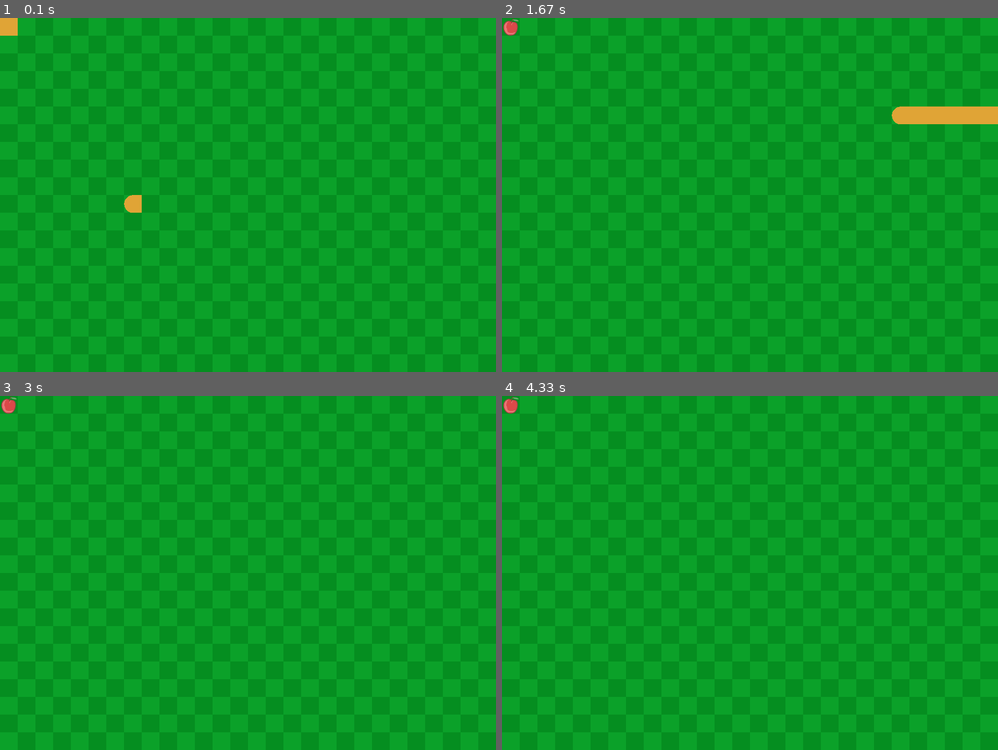
Above: before the commit, frames 1-4 (two rows, left to right).
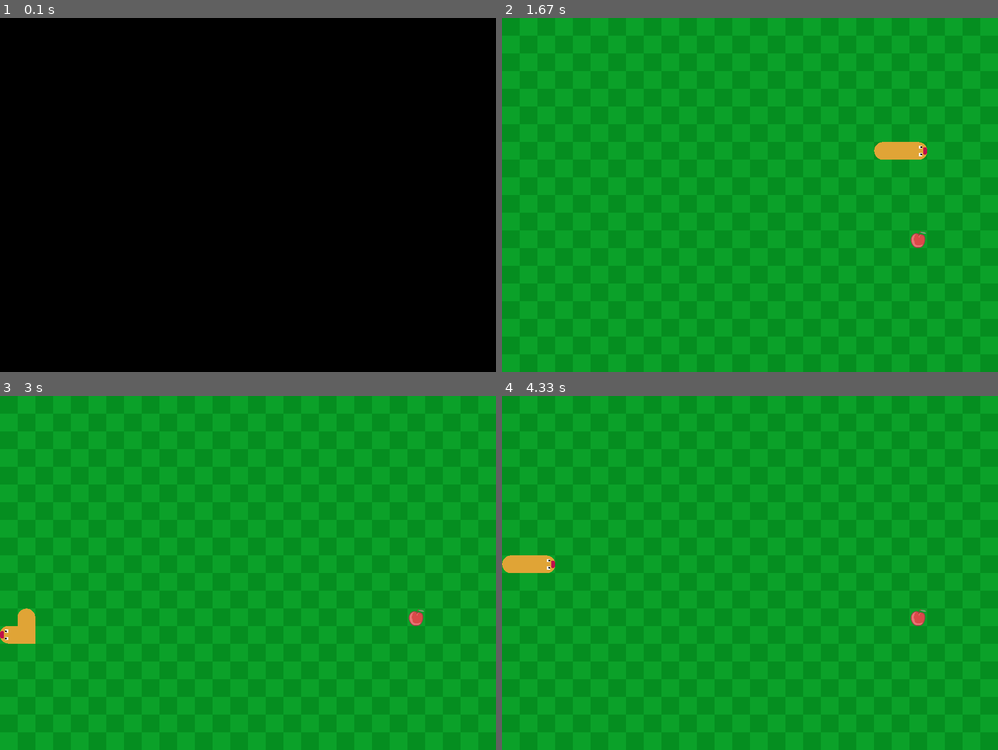
Above: after the commit, the same moments.

Repository: LassePladsen/Pygame-Snake
Game: pygame game, started from scripts/make_exe.py
The game is run twice, just before and just after one commit, with the same random seed, the same clock (stepped at 60 frames per second) and the same inputs.
Inputs:
- Up to frame 1 (0.1 s): no input
- Up to frame 2 (1.67 s): hold Right 0.33-0.8 s; hold Up 0.83-1.13 s; hold Right 1.17-1.63 s
- Up to frame 3 (3 s): hold Esc 2.23-2.53 s; hold Down 2.23-2.53 s; hold Down 2.57-2.87 s; hold Left from 2.9 s (still down)
- Up to frame 4 (4.33 s): release Left at 3.3 s; hold Up 3.33-3.7 s; hold Right from 3.73 s (still down)

The runs differ from the first frame. In frame 1, 100% of the frame differs, in the area x 0-100%, y 0-100%; in frame 2, 1.8%; in frame 3, 0.7%; in frame 4, 0.7%.

Commit message:
- Implemented a queueing system for key presses, so that only one key press will be handled per frame. - Finally for good fixed the where eating at the same frame the head changes direction would slow the tails rotation by one frame.

Diff:
--- a/snake/main.py
+++ b/snake/main.py
@@ -2,9 +2,9 @@
 
 def main() -> None:
     game = SnakeGame(screen_size=(896, 640),
-                     screen_title="Snake",
-                     fps=15)
-    game.grow(5)
+                     title="Snake",
+                     fps=10)
+    game.grow()
     game.run()
 
 if __name__ == '__main__':
--- a/snake/queue_.py
+++ b/snake/queue_.py
@@ -7,7 +7,7 @@
         # maps number of queued frames to a dict mapping objects to actions to be executed on that object:
         self.queue = {}
 
-    def add(self, no_frames: int, obj_actions: list[tuple[SnakeSegment, str]]) -> None:
+    def add(self, no_frames: int, obj_actions: list[tuple[object, str]]) -> None:
         """Queue actions to be executed after the given number of frames on given objects.
          Actions are string statements that will be executed."""
         if self.queue.get(no_frames) is None:
@@ -19,7 +19,7 @@
         if (obj_actions := self.queue.get(0)) is None:
             return
         for obj, action in obj_actions:
-            exec(action)
+            exec(f"obj.{action}")
         del self.queue[0]
 
     def update(self):
--- a/snake/snakegame.py
+++ b/snake/snakegame.py
@@ -11,7 +11,7 @@
 
 
 def quit_game() -> None:
-    """Quits the game."""
+    """Quits the pygame and the program."""
     pg.quit()
     sys.exit()
 
@@ -32,29 +32,32 @@
 
     def __init__(self,
                  screen_size: tuple[int, int],
-                 screen_title: str,
+                 title: str,
                  fps: int) -> None:
         pg.init()
         self.screen_size = screen_size
-        self.screen_title = screen_title
+        self.screen_title = title
         self.fps = fps
-        self._pause = True  # game starts paused until user presses a button
+        self.pause = True  # game starts paused until user presses a button
+        self._game_over = False
+        self._key_pressed = False  # used to prevent multiple key presses per frame
         pg.display.set_caption(self.screen_title)
         pg.display.set_icon(pg.image.load(get_resource_path(r"..\assets\images\icon.png")))
 
-        x, y = int(screen_size[0] / 2) - 1 * sprites.TILE_SIZE[0], int(screen_size[1] / 2)
+        x, y = int(screen_size[0] / 2) - sprites.TILE_SIZE[0], int(screen_size[1] / 2)
         self._tail = sprites.Tail((x - sprites.TILE_SIZE[0], y))
         self._head = sprites.Head((x, y), prev_segment=self._tail)
-        self._tail.next_segment = self._head
         self.snake_segments = []
         # self.snake_length gets set as a property of the above lists length
 
-        # Create food sprite at random position no closer than 8 tiles from the snake's head.
+        # Create food sprite at random position no closer than 5 tiles from the snake's head.
+        self._max_food_dist = 5
         self._food = sprites.Food(screen_size=self.screen_size,
-                                  max_dist=8,
+                                  max_dist=self._max_food_dist,
                                   head_pos=self._head.pos)
         self._sprite_group = sprites.SpriteGroup()
         self._add_sprites([self._head, self._tail, self._food])  # add to sprite group and snake_segment list
+        self.queue = Queue()  # queue for storing moves and key presses
 
     @property
     def snake_length(self) -> int:
@@ -68,34 +71,54 @@
         # dont add food to snake_segment list
         self.snake_segments += [sprite for sprite in sprite_list if isinstance(sprite, sprites.SnakeSegment)]
 
-    def grow(self, amount: int) -> None:
-        """Grows the snake by a given amount of tile sizes."""
+    def grow(self, amount: int = 1) -> None:
+        """Grows the snake by a given amount of body parts."""
         # noinspection PyPropertyAccess
+        if amount < 0:
+            raise ValueError("Growing amount must be greater than 0.")
         if amount == 0:
             return
-        if amount < 0:
-            raise ValueError("Growing amount must be greater than 0.")
-        x, y = self._tail.pos
         size = sprites.TILE_SIZE
-        tail = self.snake_segments.pop()
-        new_sprites = []
-        prev_segment = tail
+
+        # move the tail
+        self._tail = self.snake_segments.pop()
         movement_values = {
             "right": (-amount * size[0], 0),
             "left": (amount * size[0], 0),
             "up": (0, amount * size[1]),
             "down": (0, -amount * size[1])
         }
-        dx, dy = movement_values[self._head.direction]  # movement steps
+        dx, dy = movement_values[self._tail.direction]  # movement steps for tail
         self._move_tail(dx, dy)
+
+        # Add new body parts
+        x, y = self._tail.pos
+        new_sprites = []
         for i in range(-amount + 1, 1):
-            prev_segment = sprites.Body(pos=(x + i * dx, y + i * dy),
-                                        prev_segment=prev_segment)
-            new_sprites.append(prev_segment)
-        self._add_sprites(new_sprites[::-1])  # reverse the list to add the segments in the correct order
-        self._head.prev_segment = self.snake_segments[1]
-        tail.next_segment = self.snake_segments[-1]
-        self.snake_segments.append(tail)
+            logging.debug(f"Adding body at ({x - dx}, {y - dy}).")
+            new_sprites.append(sprites.Body(pos=(x - dx, y - dy)))
+            x, y = new_sprites[-1].pos
+            dx, dy = movement_values[new_sprites[-1].direction]
+        new_sprites.reverse()  # reverse the list to add the segments in the correct order
+        self._add_sprites(new_sprites)
+        self.snake_segments.append(self._tail)
+
+        direction_fixes = {  # maps change in x or y position to a new direction fix
+            (0, -sprites.TILE_SIZE[1]): "up",
+            (0, sprites.TILE_SIZE[1]): "down",
+            (-sprites.TILE_SIZE[0], 0): "left",
+            (sprites.TILE_SIZE[0], 0): "right"
+        }
+        # set prev_segment and fix directions for all snake parts except tail:
+        for i in range(0, len(self.snake_segments) - 1):
+            self.snake_segments[i].prev_segment = self.snake_segments[i + 1]
+            dx = self.snake_segments[i].pos[0] - self.snake_segments[i + 1].pos[0]
+            dy = self.snake_segments[i].pos[1] - self.snake_segments[i + 1].pos[1]
+            direction = direction_fixes.get((dx, dy))
+            if direction is None:
+                raise ValueError(f"Got no new part direction {self.snake_segments[i]} for (dx, dy) = {dx, dy}.")
+            self.snake_segments[i].direction = direction
+        self.snake_segments[1].direction = self._head.direction
 
     def _move_tail(self, dx: int = 0, dy: int = 0):
         logging.debug(f"Moving tail by {dx, dy}. Old pos = {self._tail.pos}, New pos ="
@@ -104,36 +127,51 @@
 
     def pause(self) -> None:
         """Pauses the game."""
-        self._pause = True
+        self.pause = True
 
     def unpause(self) -> None:
         """ Unpauses the game."""
-        self._pause = False
+        self.pause = False
+
+    def game_over(self) -> None:
+        """Ends the game."""
+        self._game_over = True
+        logging.info(f"GAME OVER!")
+        # todo: add game over screen and sound
+
+    def restart(self) -> None:
+        """Restarts the game and resets all values except high score."""
+        # todo
+        pass
 
     def turn(self, direction: str) -> None:
-        """Turns the snake's head in a given direction."""
+        """Turns the snake's head in a given direction. Is used in self._handle_key_press()."""
         if self._head.direction == direction:
             return
-        logging.info(f"Attempting to turn snake {direction}.")
         self._head.direction = direction
+        # queue the turning of the rest of the snake:
+        """'''self.snake_segments[1].direction = self._head.direction'''
+        for i in range(1, self.snake_length):
+            self.queue.add(i-1, [(self.snake_segments[i], f"direction = '{direction}'")])"""
 
     def _handle_events(self, events: list[pg.event.Event]) -> None:
         for event in events:
             match event.type:
                 case pg.QUIT:
-                    pg.quit()
-                    exit()
+                    quit_game()
                 case pg.KEYDOWN:
                     self._handle_key_press(event.key)
 
     def _handle_key_press(self, key: int) -> None:
         """Handles key presses."""
         if key == pg.K_ESCAPE:  # pause or resume the game
-            self._pause = not self._pause
+            self.pause = not self.pause
             # todo: add a pause screen/text overlay
         elif key in self.DIRECTIONS:
-            self.turn(self.DIRECTIONS[key])
+            frames = 1 if self._key_pressed else 0
+            self.queue.add(frames, [(self, f"turn('{self.DIRECTIONS[key]}')")])
             self.unpause()
+            self._key_pressed = True
 
     def _update_screen(self, screen: pg.surface.Surface, background: pg.surface.Surface) -> None:
         """Updates the screen."""
@@ -141,21 +179,46 @@
         self._sprite_group.draw(screen)
         pg.display.update()
 
+    def handle_collision(self) -> None:
+        """Checks any collisions between all the sprites and handle the collision logic.
+            Head + (Body or tail)-> Game Over
+            Head + Food -> Grow snake and spawn new food"""
+        for i, segment in enumerate(self.snake_segments[1:]):  # check for collision with body or tail
+            if self._head.rect.colliderect(segment.rect):
+                if i == 1:  # should not be possible to collide with the second segment
+                    self._head.direction = segment.direction
+                else:
+                    self.game_over()
+                    return
+        if self._head.rect.colliderect(self._food.rect):
+            self.eat()
+
+    def eat(self) -> None:
+        """Grows the snake by one body part and replaces the food with a new one."""
+        self.grow()
+        # noinspection PyTypeChecker
+        self._sprite_group.remove(self._food)
+        while self._food.pos in [sprite.pos for sprite in self._sprite_group]:  # make sure the food is not on the snake
+            self._food = sprites.Food(screen_size=self.screen_size,
+                                      max_dist=self._max_food_dist,
+                                      head_pos=self._head.pos)
+        self._add_sprites([self._food])
+        # todo: play sound
+
     def run(self) -> None:
         """Runs the game loop"""
         screen = pg.display.set_mode(self.screen_size)
         clock = pg.time.Clock()
         background = pg.image.load(get_resource_path(r"..\assets\images\background.png"))
-        queue = Queue()
         while True:
             clock.tick(self.fps)
-            queue.handle()
-            logging.debug(f"[head.pos, tail.pos] = [{self._head.pos}, {self._tail.pos}]")
+            self._key_pressed = False
             self._handle_events(pg.event.get())
-            if not self._pause:
+            if not self.pause:
+                self.queue.handle()
+                self.queue.update()
                 self._head.move()
-                for segment in self.snake_segments[1:]:
-                    if segment.direction != self._head.direction:
-                        queue.add(self.snake_length-2, [(segment, f"obj.direction = '{self._head.direction}'")])
+                self.handle_collision()
+            print(self.snake_length, [(s.pos, s.direction) for s in self.snake_segments])
+            print([s.prev_segment.pos for s in self.snake_segments[:-1]])
             self._update_screen(screen, background)
-            queue.update()
--- a/snake/sprites.py
+++ b/snake/sprites.py
@@ -1,7 +1,6 @@
 import pygame as pg
 
-from tools.resource import get_resource_path
-from tools.tile import get_center_tile_pos, get_random_tile_pos
+from tools import tile, resource
 
 # Constants:
 TILE_SIZE = 32, 32
@@ -41,7 +40,7 @@
         pg.sprite.Sprite.__init__(self)
         self._anchor = anchor
         self.image = pg.transform.scale(self.image, size)
-        self.pos = get_center_tile_pos(pos, TILE_SIZE)
+        self.pos = tile.get_center_tile_pos(pos, TILE_SIZE)
         # self.rect gets set in the pos setter
 
     @property
@@ -54,7 +53,7 @@
         """Sets the position attribute to the center of the nearest tile center,
          and also updates the sprites rect position with this new position."""
         self._pos = new_pos
-        self.rect = self.get_rect(self._pos, self._anchor)
+        self.rect = self.get_rect(new_pos, self._anchor)
 
     def get_rect(self,
                  pos: tuple[int, int],
@@ -106,10 +105,29 @@
                 self.pos = (x + TILE_SIZE[0], y)
             case _:
                 raise ValueError(f"Invalid direction: '{self._direction}'.")
+        # check if outside the screen
+        self._handle_outside_bounds()
         # move next snake segment
         if self.prev_segment is not None:
             self.prev_segment.move()
             self.prev_segment.pos = x, y
+            self.prev_segment.direction = self.direction  # turn the previous segment to face this segment
+
+    def _handle_outside_bounds(self) -> None:
+        """Check if the snake sprite is outside the screen and move it to the opposite side if it is."""
+        x, y = self.pos
+        new_x, new_y = x, y
+        screen_w, screen_h = pg.display.get_surface().get_size()
+        tile_w, tile_h = TILE_SIZE
+        if x - tile_w / 2 < 0:
+            new_x = screen_w - tile_w / 2
+        elif x > screen_w:
+            new_x = tile_w / 2
+        if y - tile_h / 2 < 0:
+            new_y = screen_h - tile_h / 2
+        elif y > screen_h:
+            new_y = tile_h / 2
+        self.pos = new_x, new_y
 
     @property
     def direction(self) -> str:
@@ -130,9 +148,8 @@
             self.rotate(rotation_angle)
             self._direction = direction
 
-
     def rotate(self, degrees: int) -> None:
-        """Rotates the sprite a given degree. Positive degrees is clockwise, negative is counter-clockwise."""
+        """Rotates the sprite a given degree. Positive degrees is counter-clockwise, negative is clockwise."""
         self.image = pg.transform.rotate(self.image, degrees)
         self.rect = self.get_rect(self.pos, self._anchor)
 
@@ -145,12 +162,11 @@
                  anchor: str = "center",
                  direction: str = "right",
                  prev_segment: SnakeSegment = None) -> None:
+        self.image = load_image(resource.get_resource_path(r"..\assets\images\head.png"), TILE_SIZE)
         super().__init__(pos=pos,
                          anchor=anchor,
                          direction=direction,
                          prev_segment=prev_segment)
-        self.image = load_image(get_resource_path(r"..\assets\images\head.png"), TILE_SIZE)
-        self.rect = self.image.get_rect()
 
 
 class Tail(SnakeSegment):
@@ -159,23 +175,12 @@
     def __init__(self,
                  pos: tuple[int, int],
                  anchor: str = "center",
-                 direction: str = "right",
-                 next_segment: SnakeSegment = None) -> None:
-        self.image = load_image(get_resource_path(r"..\assets\images\tail.png"), TILE_SIZE)
-        self.rect = self.image.get_rect()
+                 direction: str = "right") -> None:
+        self.image = load_image(resource.get_resource_path(r"..\assets\images\tail.png"), TILE_SIZE)
         super().__init__(pos=pos,
                          anchor=anchor,
                          direction=direction,
                          prev_segment=None)
-        self.next_segment = next_segment
-
-    def move(self) -> None:
-        """Move the tail sprite in the direction it is facing by one tile size,
-         and then rotate its direction to the next segments direction such that the next move follows it."""
-        if self.next_segment is None:
-            return
-        super().move()
-        self.direction = self.next_segment.direction
 
 
 class Body(SnakeSegment):
@@ -186,13 +191,12 @@
                  anchor: str = "center",
                  direction: str = "right",
                  prev_segment: SnakeSegment = None) -> None:
+        self.image = pg.Surface(TILE_SIZE)
+        self.image.fill(SNAKE_COLOR)
         super().__init__(pos=pos,
                          anchor=anchor,
                          direction=direction,
                          prev_segment=prev_segment)
-        self.image = pg.Surface(TILE_SIZE)
-        self.image.fill(SNAKE_COLOR)
-        self.rect = self.image.get_rect()
 
     def rotate(self, degrees: any) -> None:
         """No rotation needed for the body as it is a colored square sprite."""
@@ -206,11 +210,10 @@
                  screen_size: tuple[int, int],
                  max_dist: int,
                  head_pos: tuple[int, int]) -> None:
-        pos = get_random_tile_pos(screen_size,
-                                  TILE_SIZE,
-                                  max_dist,
-                                  head_pos)
+        pos = tile.get_random_tile_pos((screen_size[0] - TILE_SIZE[0], screen_size[1] - TILE_SIZE[1]),
+                                       TILE_SIZE,
+                                       max_dist,
+                                       head_pos)
+        self.image = load_image(resource.get_resource_path(r"..\assets\images\food.png"), TILE_SIZE)
         super().__init__(size=FOOD_SIZE,
                          pos=pos)
-        self.image = load_image(get_resource_path(r"..\assets\images\food.png"), TILE_SIZE)
-        self.rect = self.image.get_rect()
Not shown, changed: todo.md
